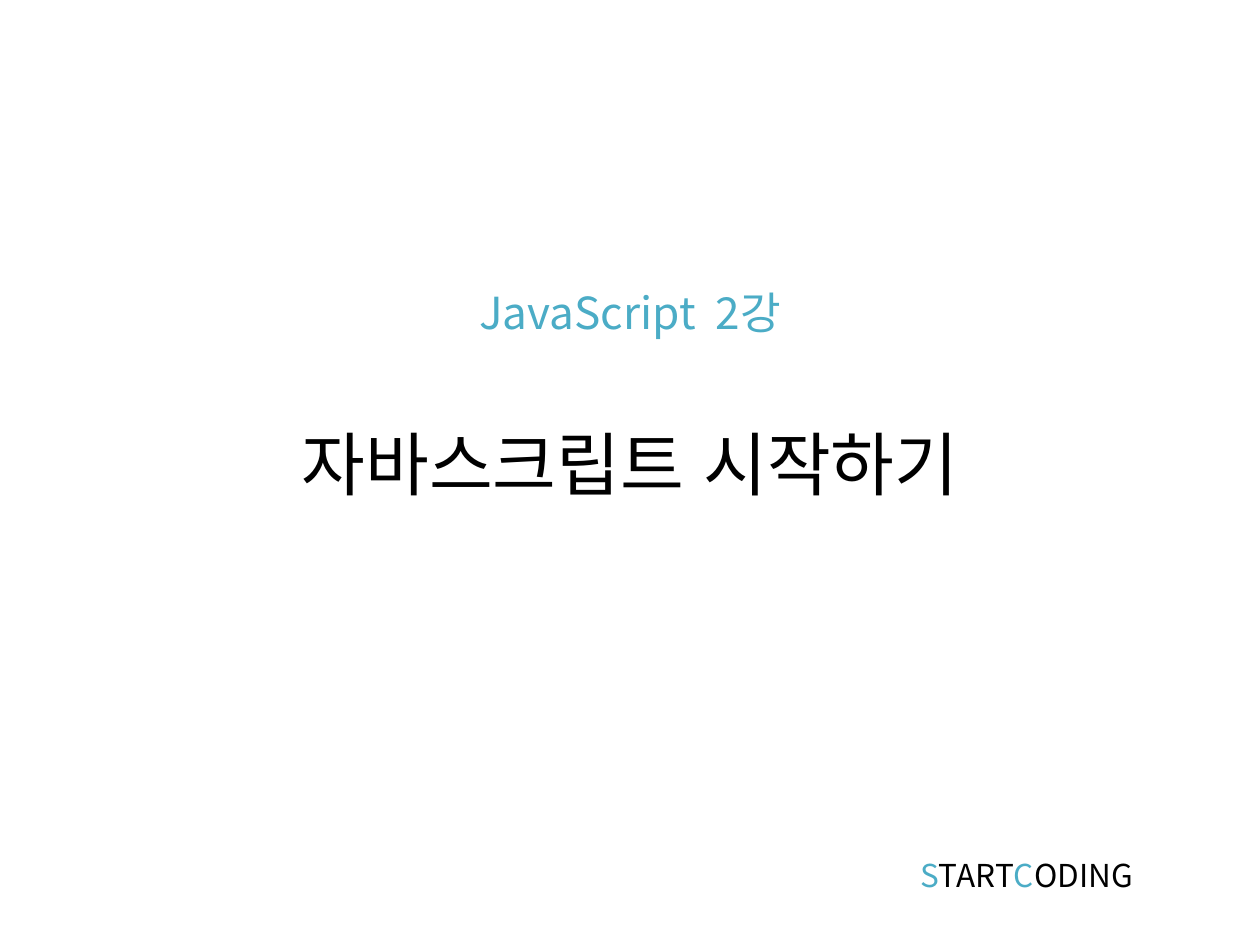
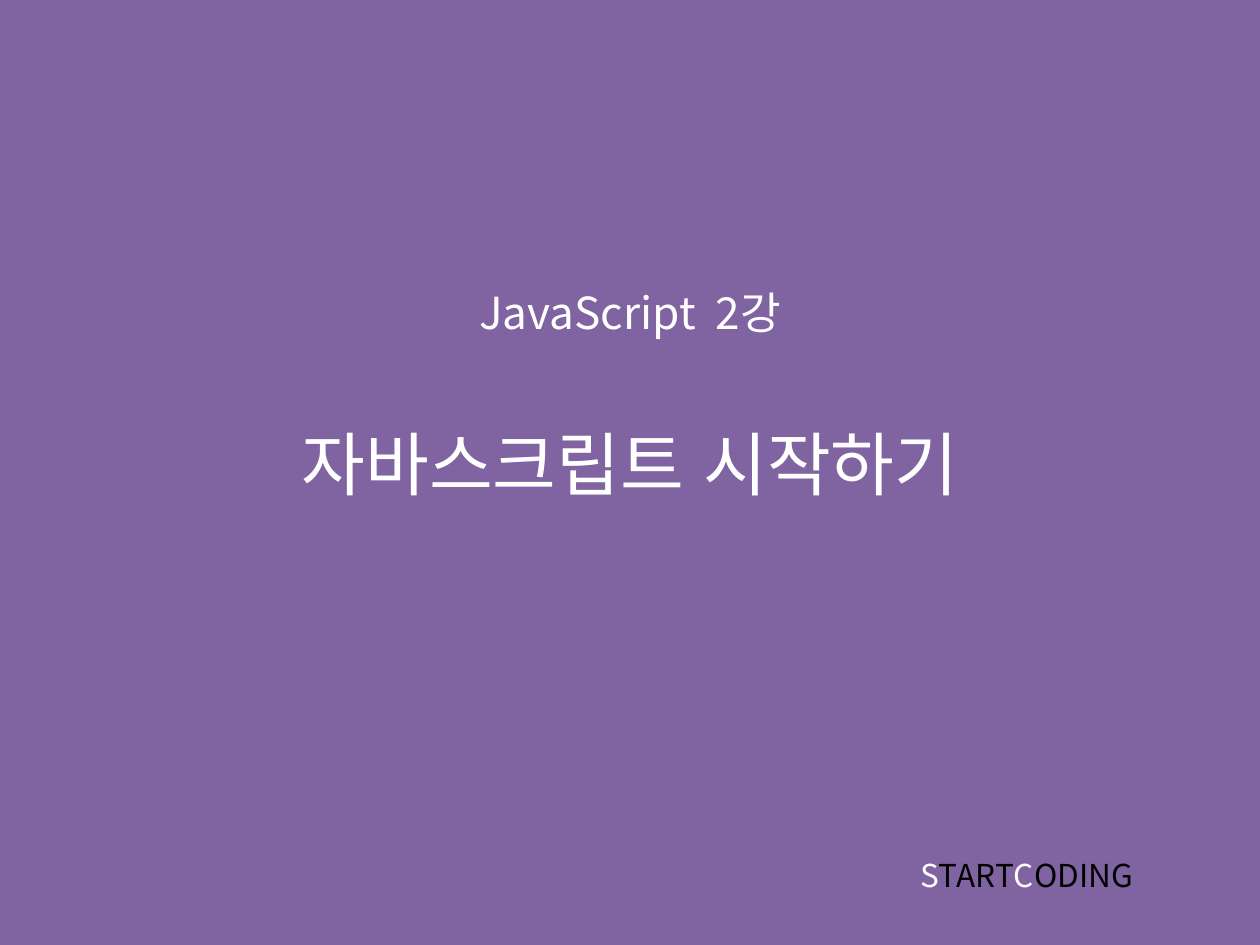
Before and after one commit to kwonkijun/web, a slide deck: slide 1 of 프론트엔드기초(PPT)/JAVASCRIPT 2강_시작하기.pptx. Drawn at 1260x945 pixels with LibreOffice and Linux fonts; fonts in the diff are those of the drawing. Boxes give left, top, right and bottom in pixels: in the first picture for what was removed or moved away, otherwise in the second. Text is boxed around its words. In the diff, an @@ line names an element or a change of style, - is before the commit and + after.

```diff
--- a/프론트엔드기초(PPT)/JAVASCRIPT 2강_시작하기.pptx
+++ b/프론트엔드기초(PPT)/JAVASCRIPT 2강_시작하기.pptx
@@ background #FFFFFF to #8064A2 @@
@@ title "JavaScript 2강 자바스크립트 시작하기" at (302, 292, 958, 496): text colour #4BACC6 to #FFFFFF in "JavaScript 2강"; text colour #000000 to #FFFFFF in "자바스크립트 시작하기" @@
@@ text "STARTCODING" at (920, 863, 1133, 888): text colour #4BACC6 to #FFFFFF in "STARTCODING" @@
```
Also in this commit, not shown: 2 other slides changed, 2 slides removed, 29 other files.
